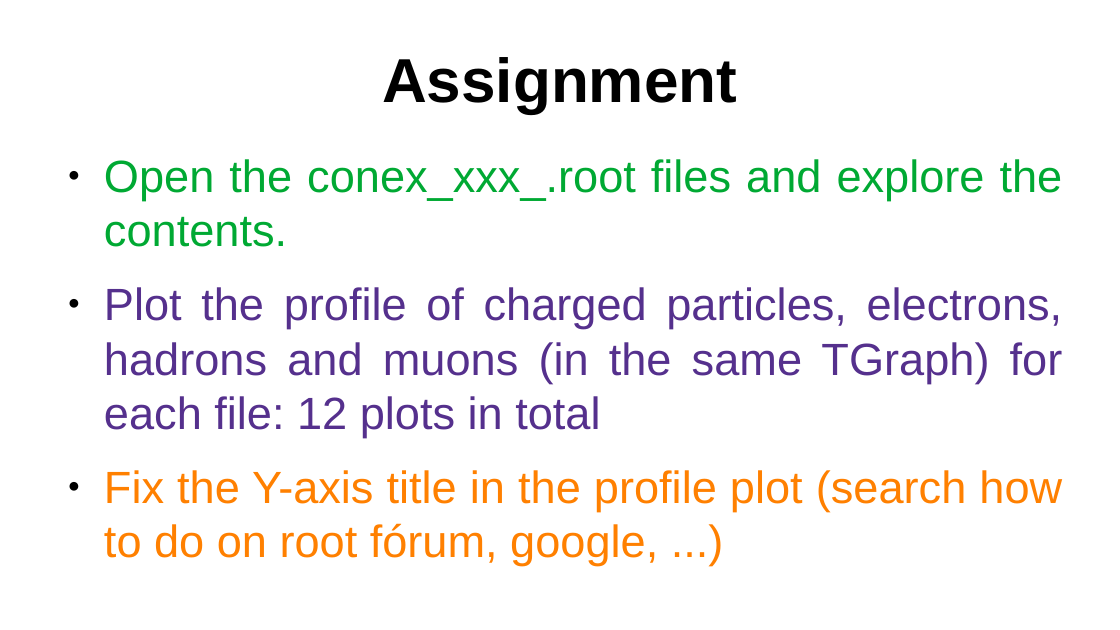
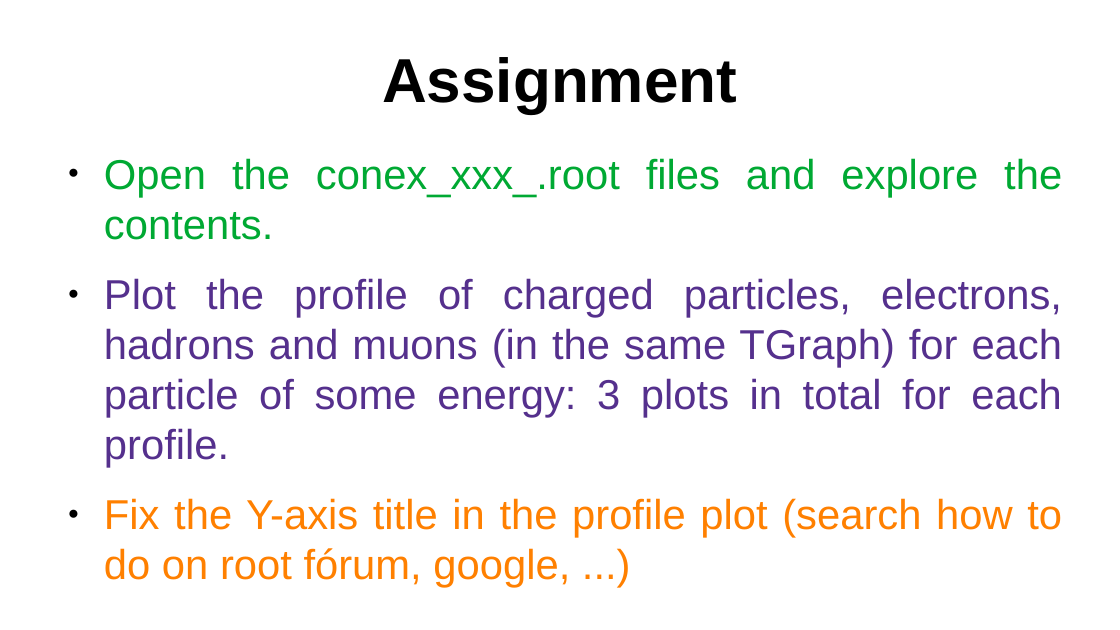
Before and after one commit to andresgd17/Bachelor_project, a slide deck: slide 26 of ROOT_tutorial.odp (slide 25 before the commit). Drawn at 1120x630 pixels with LibreOffice and Linux fonts; fonts in the diff are those of the drawing. Boxes give left, top, right and bottom in pixels: in the first picture for what was removed or moved away, otherwise in the second. Text is boxed around its words. In the diff, an @@ line names an element or a change of style, - is before the commit and + after.

```diff
--- a/ROOT_tutorial.odp
+++ b/ROOT_tutorial.odp
@@ text at (104, 158, 1062, 538): size 32 to 29.6 pt in "Open the conex_xxx_.root files and explore the ...", "Fix the Y-axis title in the profile ..." @@
@@ text at (104, 278, 1063, 468): text changed; size 32 to 29.6 pt @@
-● Plot the profile of charged particles, electrons, hadrons and muons (in the same TGraph) for each file: 12 plots in total
+● Plot the profile of charged particles, electrons, hadrons and muons (in the same TGraph) for each particle of some energy: 3 plots in total for each profile.
```
Also in this commit, not shown: 2 other slides changed, 1 slide added, 8 other files.
